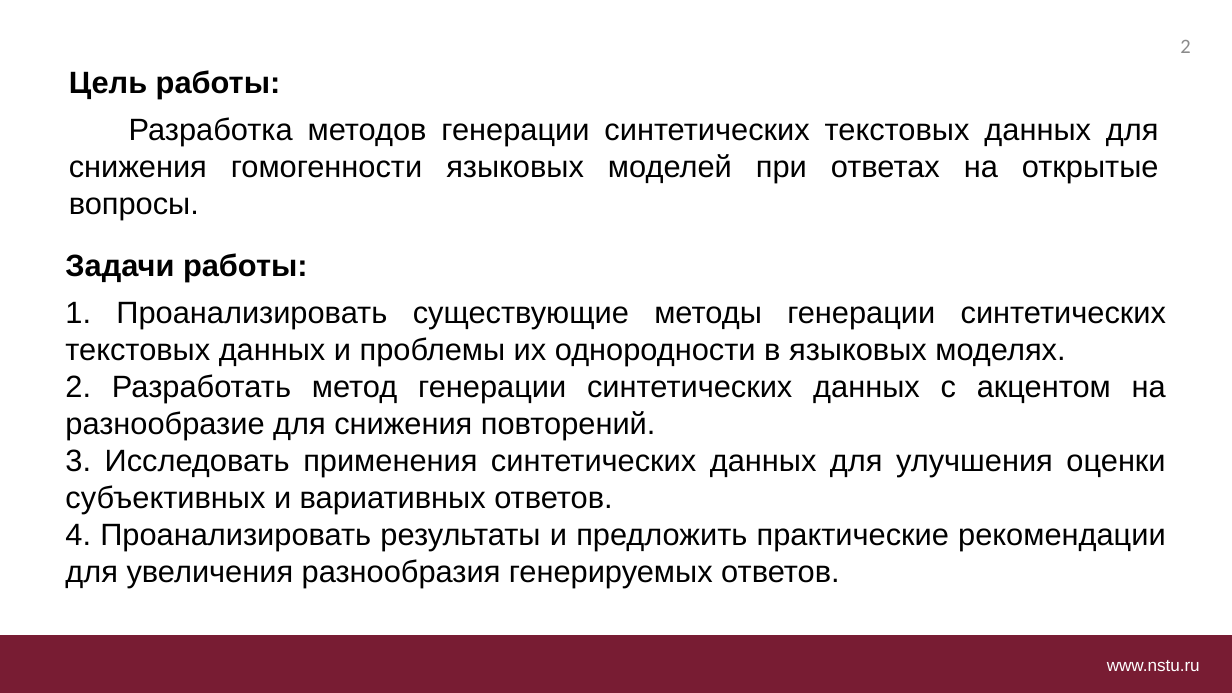
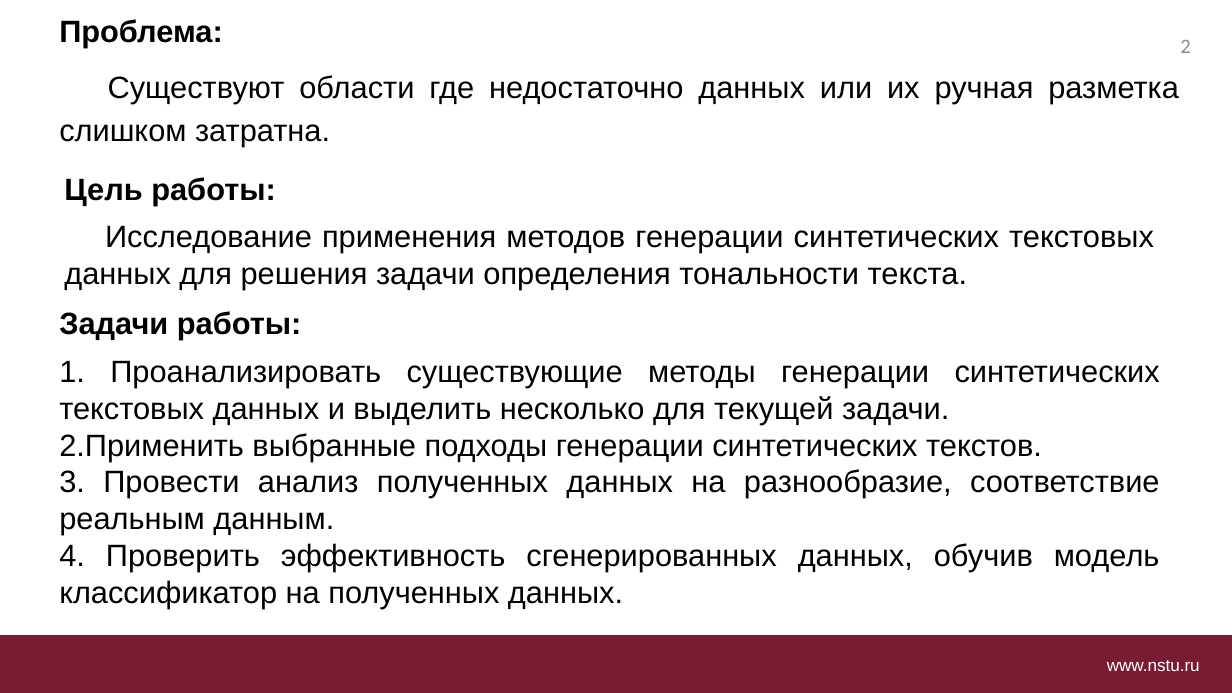
Before and after one commit to LimeShot/NSTU, a slide deck: slide 2 of SM/Чумаков (1).pptm (slide 3 before the commit). Drawn at 1232x693 pixels with LibreOffice and Linux fonts; fonts in the diff are those of the drawing; background and template pictures are left out. Boxes give left, top, right and bottom in pixels: in the first picture for what was removed or moved away, otherwise in the second. Text is boxed around its words. In the diff, an @@ line names an element or a change of style, - is before the commit and + after.

```diff
--- a/SM/Чумаков (1).pptm
+++ b/SM/Чумаков (1).pptm
@@ text added at (59, 19, 1179, 146), 18 pt, text #000000 @@
+Проблема:
+Существуют области где недостаточно данных или их ручная разметка слишком затратна.
@@ text "Цель работы:": place and size @@
-text "Цель работы:" at (69, 70, 1159, 219)
+text "Цель работы:" at (64, 177, 1154, 290)
@@ text at (64, 225, 1154, 290): text changed @@
-Разработка методов генерации синтетических текстовых данных для снижения гомогенности языковых моделей при ответах на открытые вопросы.
+Исследование применения методов генерации синтетических текстовых данных для решения задачи определения тональности текста.
@@ text "Задачи работы:": place and size @@
-text "Задачи работы:" at (65, 253, 1166, 588)
+text "Задачи работы:" at (59, 311, 1160, 609)
@@ text at (59, 360, 1160, 609): text changed @@
-1. Проанализировать существующие методы генерации синтетических текстовых данных и проблемы их однородности в языковых моделях.
-2. Разработать метод генерации синтетических данных с акцентом на разнообразие для снижения повторений.
-3. Исследовать применения синтетических данных для улучшения оценки субъективных и вариативных ответов.
-4. Проанализировать результаты и предложить практические рекомендации для увеличения разнообразия генерируемых ответов.
+1. Проанализировать существующие методы генерации синтетических текстовых данных и выделить несколько для текущей задачи.
+2. Применить выбранные подходы генерации синтетических текстов.
+3. Провести анализ полученных данных на разнообразие, соответствие реальным данным.
+4. Проверить эффективность сгенерированных данных, обучив модель классификатор на полученных данных.
```
Also in this commit, not shown: 3 other slides changed, 2 slides added, 4 slides removed, 45 other files.
